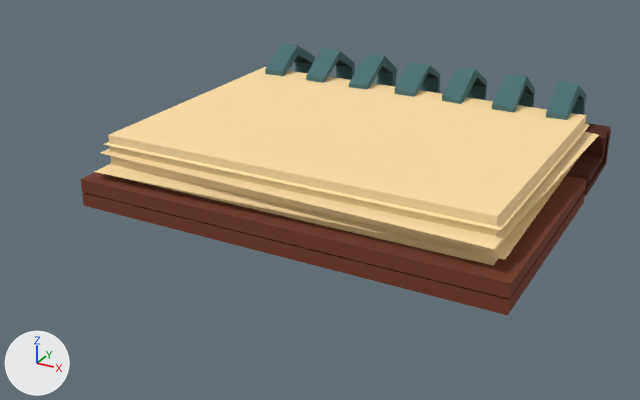
The FBX model Assets/Meshes/StaticMeshes/Interior/SM_Notes_B.fbx, before and after one commit.
Before and after are seen from a 50 mm lens placed at (0.51, -1.055, 0.408), pointed at (-0.009, -0.111, -0.065). Every picture has the same lights, and +X, +Y and +Z are marked at lower left.
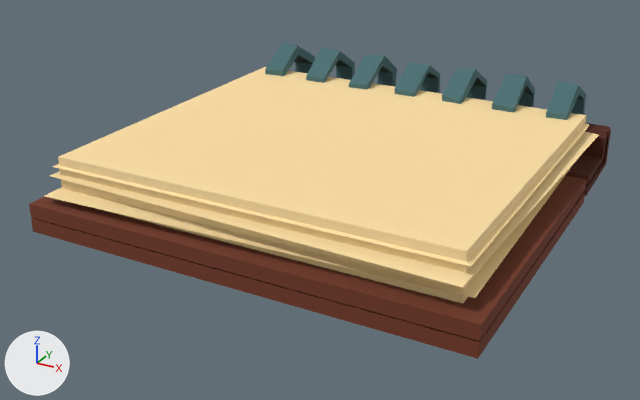
Pixel boxes [x1, y1, x2, y2] of what changed, in the pictures (640 x 400 px; the box of a moved part takes in the faces that stretch with it):
'Cube.003', reshaped (10% wider, 16% taller): before [81, 42, 611, 315]; after [29, 42, 611, 359]
part 1 of me_cube_011, moved or reshaped: before [81, 133, 592, 315]; after [29, 133, 592, 359]

The change, as a list of edits to the scene's bpy script:
```text
Change me_cube_011:
    where me_cube_011.from_pydata(...)  # 282 vertices, 268 faces; spans x -0.28..0.298, y -0.267..0.218, z -0.07..0.065
    used by ob_cube_003; location = (0.0, 0.0, 0.0)
    me_cube_011 part 1: all 30 vertices in x -0.28..0.298, y -0.267..-0.237, z -0.07..0.024 are moved by (0.0, -0.09, 0.0)
```
